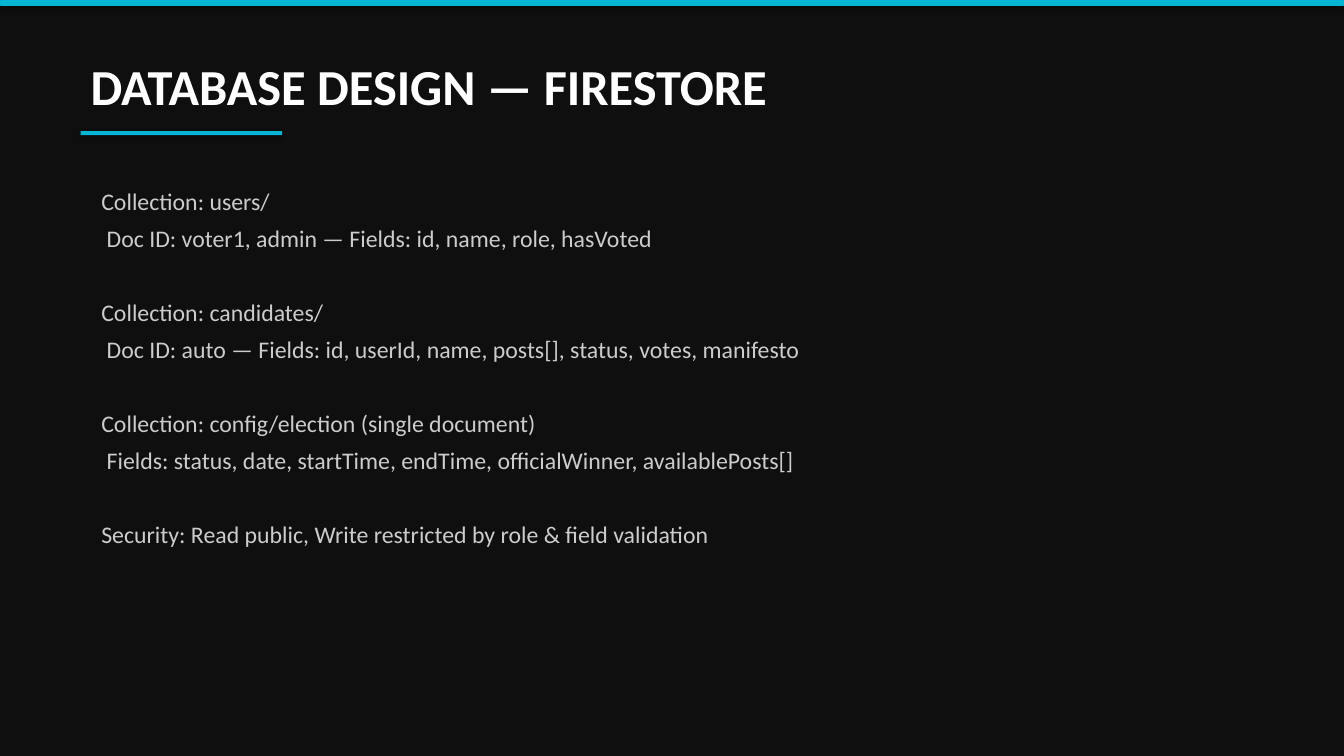
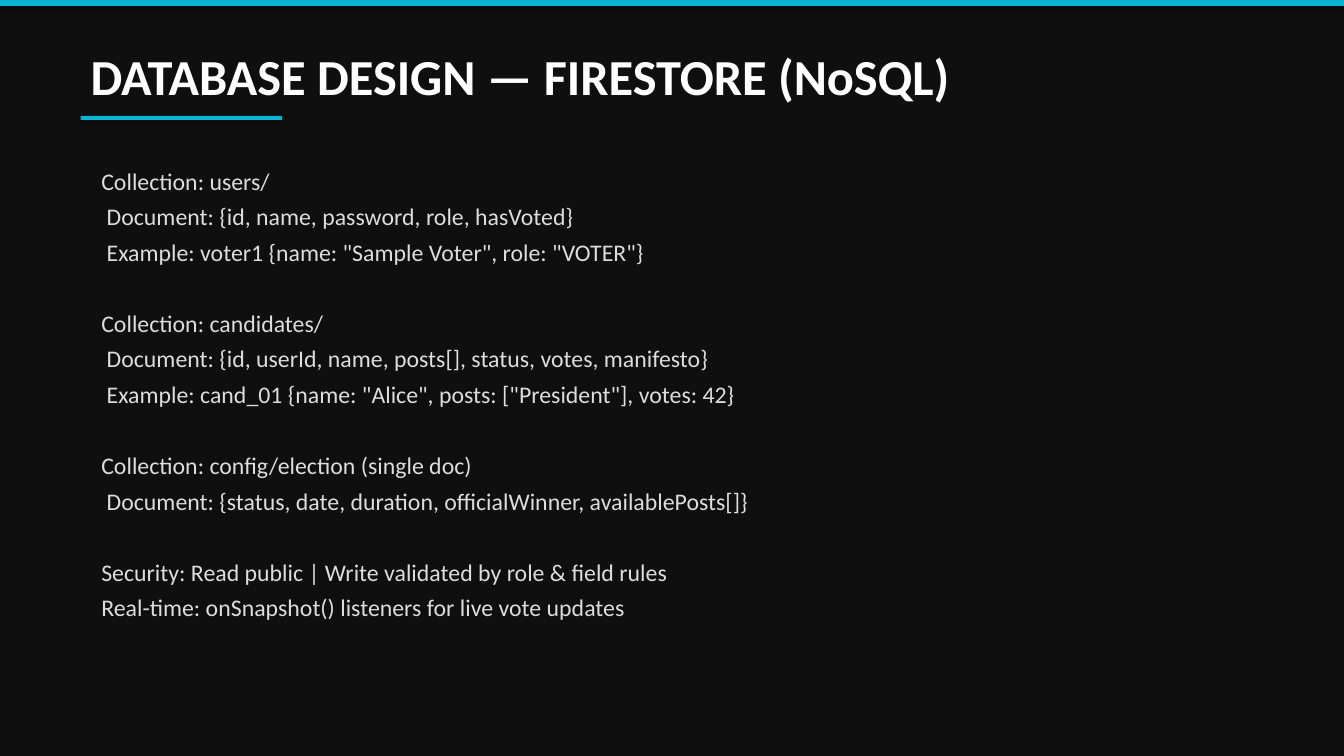
Before and after one commit to nayeemuddin0351/University-Digital-Election-Hub, a slide deck: slide 10 of RMSTU_Election_Presentation.pptx (slide 7 before the commit). Drawn at 1344x756 pixels with LibreOffice and Linux fonts; fonts in the diff are those of the drawing. Boxes give left, top, right and bottom in pixels: in the first picture for what was removed or moved away, otherwise in the second. Text is boxed around its words. In the diff, an @@ line names an element or a change of style, - is before the commit and + after.

Commit message:
Update presentation: 14 slides with screenshots, Java code, OOP examples

```diff
--- a/RMSTU_Election_Presentation.pptx
+++ b/RMSTU_Election_Presentation.pptx
@@ text at [91,57,949,103]: text changed @@
-DATABASE DESIGN — FIRESTORE
+DATABASE DESIGN — FIRESTORE (NoSQL)
@@ rounded rectangle: place and size @@
-rounded rectangle at [81,131,282,135]
+rounded rectangle at [81,116,282,120]
@@ text "Collection: users/": place and size @@
-text "Collection: users/" at [101,193,799,547]
+text "Collection: users/" at [101,173,748,620]
@@ text at [101,173,324,333]: text colour #CCCCCC to #DDDDDD in "Collection: users/", "Collection: candidates/"; less space between paragraphs @@
@@ text at [107,208,643,265]: text changed; text colour #CCCCCC to #DDDDDD @@
-Doc ID: voter1, admin — Fields: id, name, role, hasVoted
+Document: {id, name, password, role, hasVoted}
+Example: voter1 {name: "Sample Voter", role: "VOTER"}
@@ text at [101,349,748,620]: text changed; text colour #CCCCCC to #DDDDDD @@
-Doc ID: auto — Fields: id, userId, name, posts[], status, votes, manifesto
-Collection: config/election (single document)
-Fields: status, date, startTime, endTime, officialWinner, availablePosts[]
-Security: Read public, Write restricted by role & field validation
+Document: {id, userId, name, posts[], status, votes, manifesto}
+Example: cand_01 {name: "Alice", posts: ["President"], votes: 42}
+Collection: config/election (single doc)
+Document: {status, date, duration, officialWinner, availablePosts[]}
+Security: Read public | Write validated by role & field rules
+Real-time: onSnapshot() listeners for live vote updates
```
Also in this commit, not shown: 8 other slides changed, 5 slides added, 3 slides removed.
